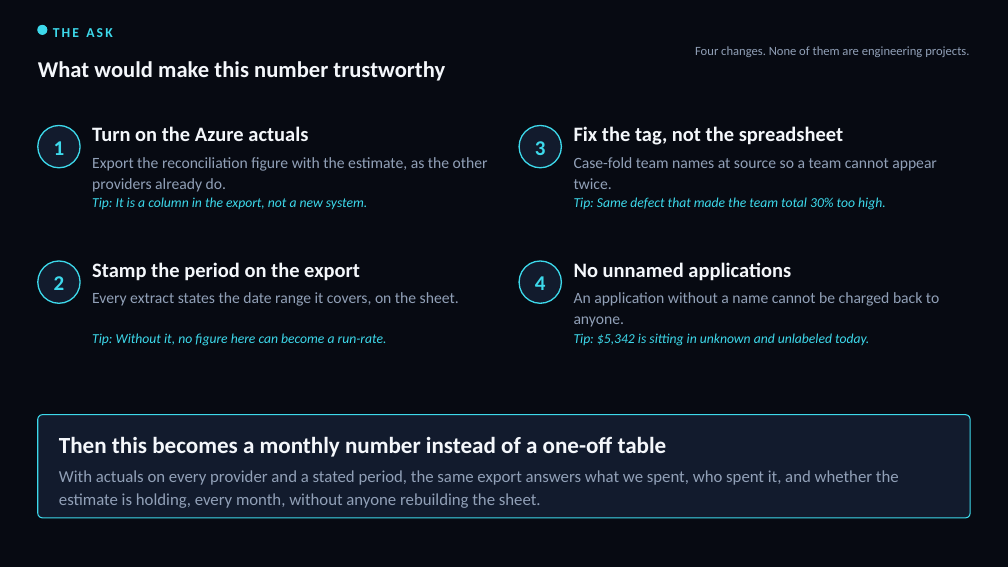
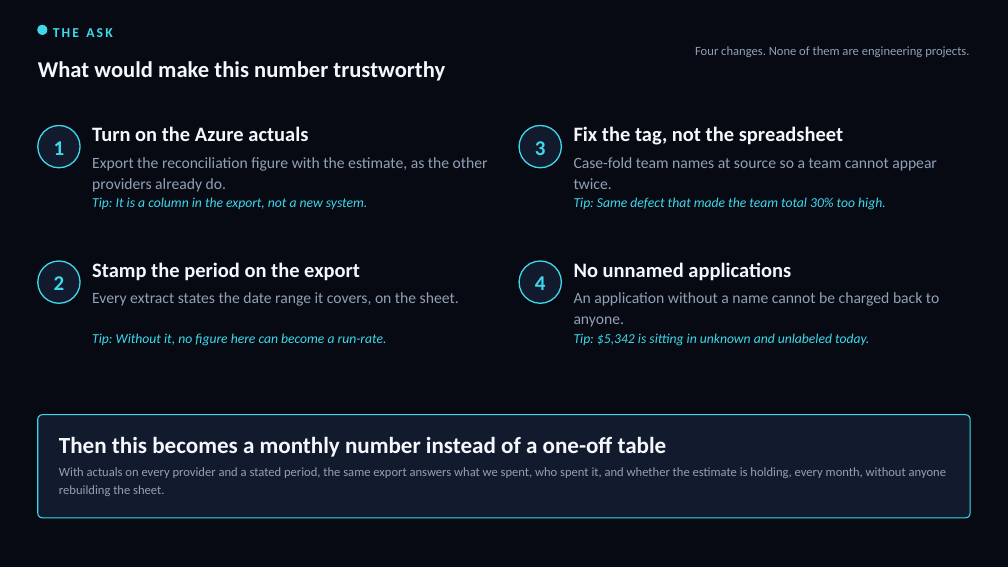
Before and after one commit to arielga5-code/Finops, a slide deck: slide 8 of deck/AI_Cost_by_Application.pptx. Drawn at 1008x567 pixels with LibreOffice and Linux fonts; fonts in the diff are those of the drawing. Boxes give left, top, right and bottom in pixels: in the first picture for what was removed or moved away, otherwise in the second. Text is boxed around its words. In the diff, an @@ line names an element or a change of style, - is before the commit and + after.

```diff
--- a/deck/AI_Cost_by_Application.pptx
+++ b/deck/AI_Cost_by_Application.pptx
@@ text "With actuals on every provider ..." at (59,467,946,496): size 16 to 12 pt @@
```
Also in this commit, not shown: 6 other slides changed, 14 other files.
